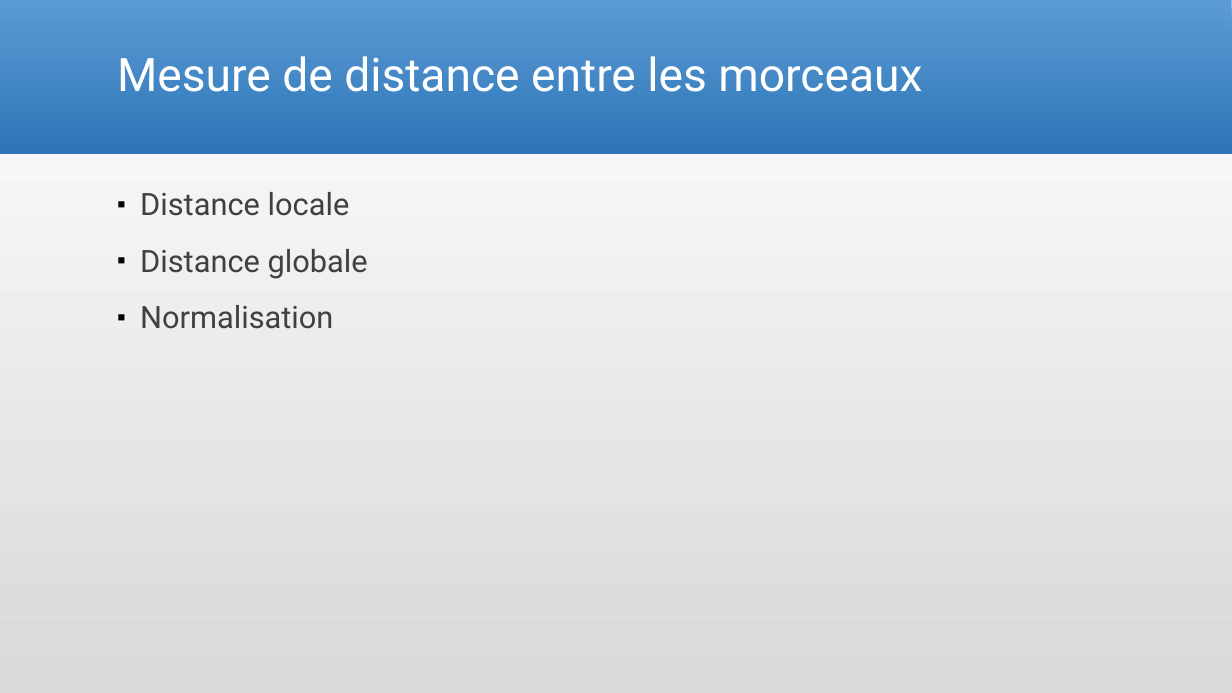
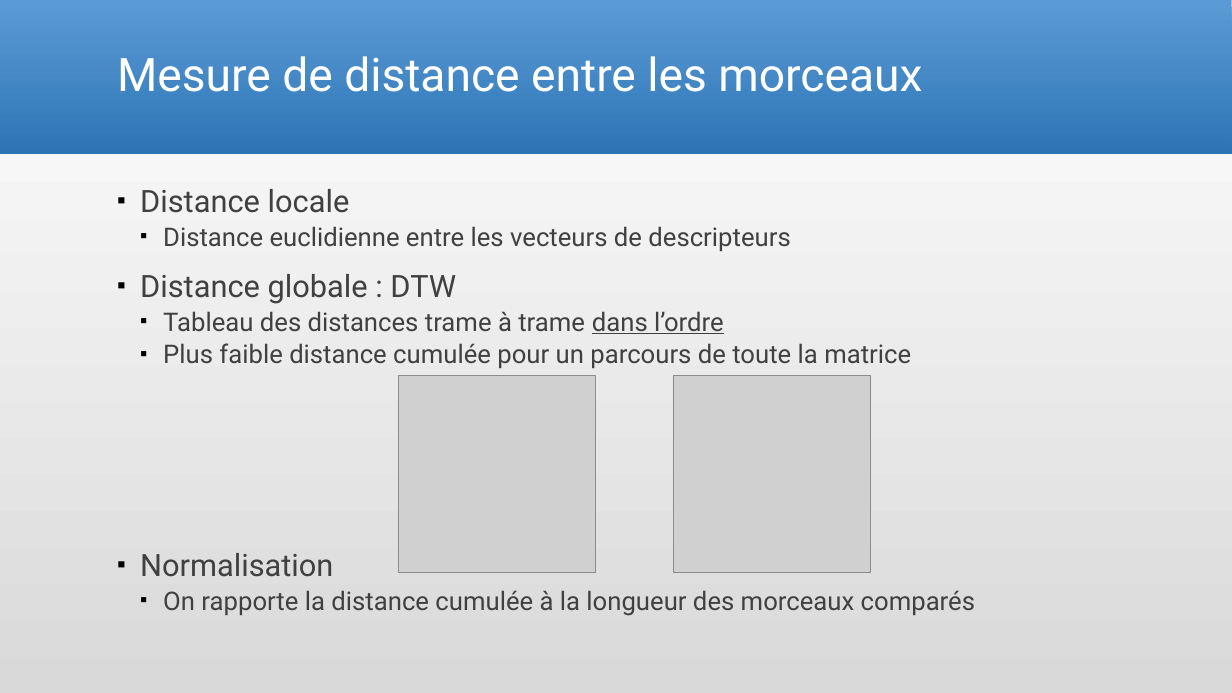
Before and after one commit to Arcyno/tl_voix, a slide deck: slide 6 of Presentation.pptx. Drawn at 1232x693 pixels with LibreOffice and Linux fonts; fonts in the diff are those of the drawing; grey boxes stand for pictures. Boxes give left, top, right and bottom in pixels: in the first picture for what was removed or moved away, otherwise in the second. Text is boxed around its words. In the diff, an @@ line names an element or a change of style, - is before the commit and + after.

Commit message:
Pour la présentation

```diff
--- a/Presentation.pptx
+++ b/Presentation.pptx
@@ text at <box>140,189,350,577</box>: line spacing 0.9 to 0.8 @@
@@ text at <box>140,226,911,368</box>: text changed; size 24 to 20 pt @@
-▪ Distance globale
+  ▪ Distance euclidienne entre les vecteurs de descripteurs
+▪ Distance globale : DTW
+  ▪ Tableau des distances trame à trame dans l’ordre
+  ▪ Plus faible distance cumulée pour un parcours de toute la matrice
@@ picture added at <box>398,375,595,572</box> @@
@@ picture added at <box>674,375,871,572</box> @@
@@ text at <box>163,590,975,616</box>: paragraph added @@
+  ▪ On rapporte la distance cumulée à la longueur des morceaux comparés
```
Also in this commit, not shown: 8 other slides changed, 6 other files.
